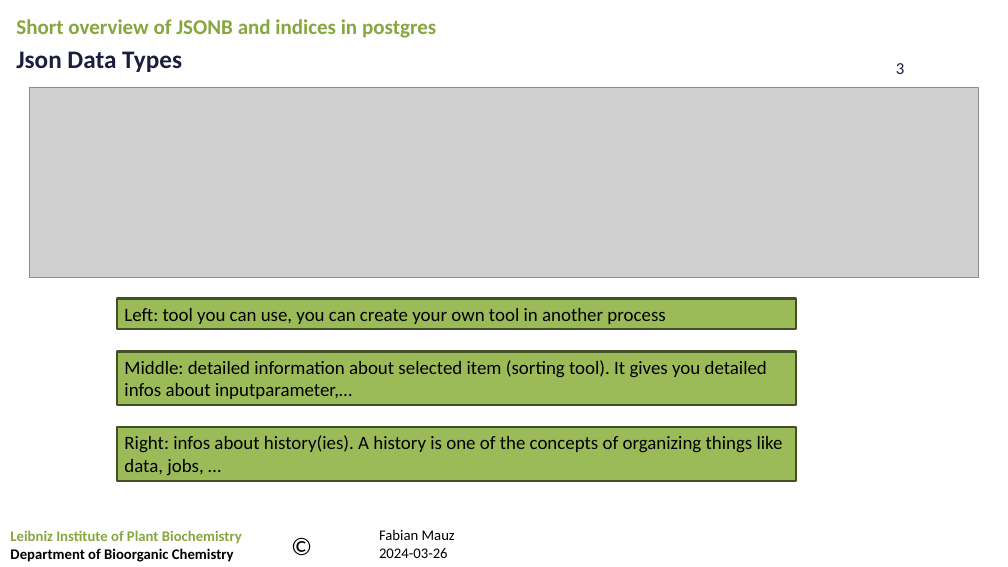
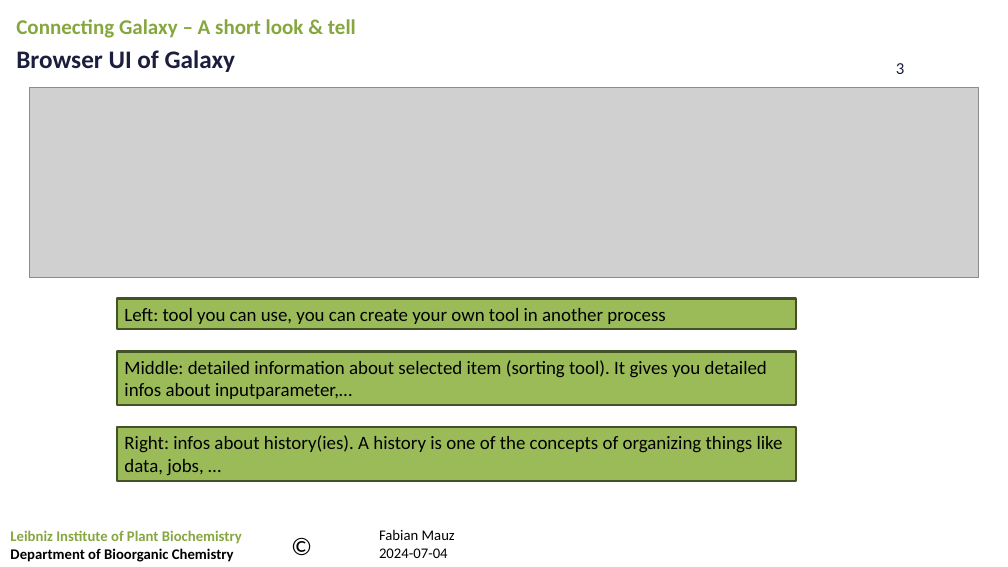
Before and after one commit to FabianMauz/ipb-talk-galaxy-api-20240704, a slide deck: slide 3 of talk/20240704_galaxy-api.pptx. Drawn at 1008x567 pixels with LibreOffice and Linux fonts; fonts in the diff are those of the drawing; grey boxes stand for pictures; background and template pictures are left out. Boxes give left, top, right and bottom in pixels: in the first picture for what was removed or moved away, otherwise in the second. Text is boxed around its words. In the diff, an @@ line names an element or a change of style, - is before the commit and + after.

```diff
--- a/talk/20240704_galaxy-api.pptx
+++ b/talk/20240704_galaxy-api.pptx
@@ text at [16, 19, 356, 38]: text changed @@
-Short overview of JSONB and indices in postgres
+Connecting Galaxy – A short look & tell
@@ text at [16, 50, 235, 72]: text changed @@
-Json Data Types
+Browser UI of Galaxy
@@ text at [379, 548, 448, 558]: text changed @@
-2024-03-26
+2024-07-04
```
Also in this commit, not shown: 8 other slides changed.
